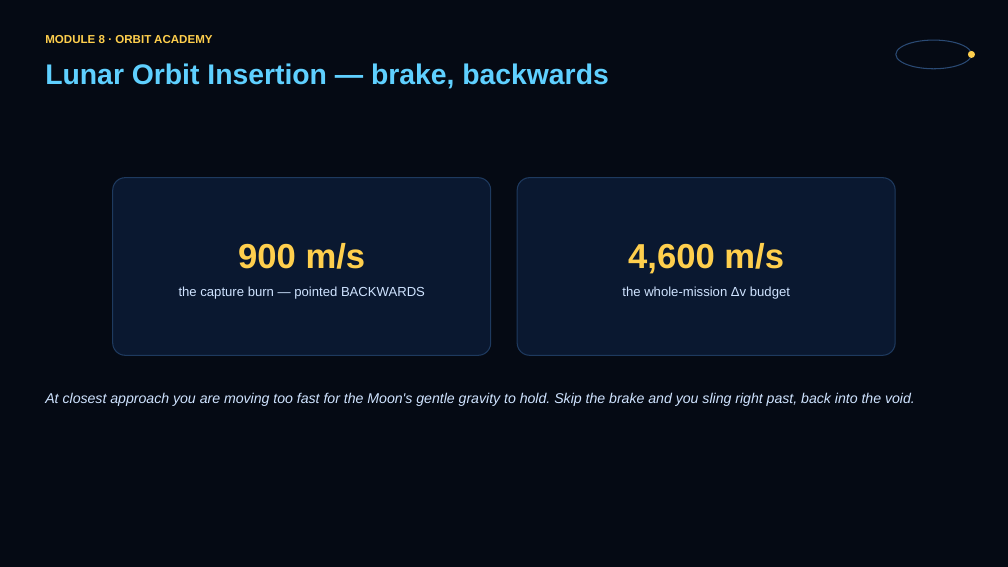
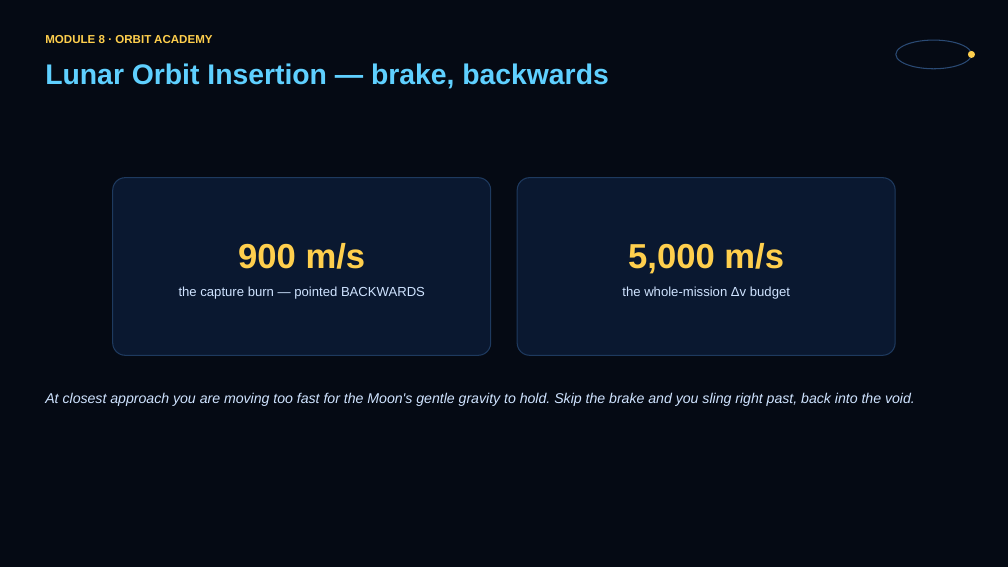
Before and after one commit to JASONSS26/orbit-academy, a slide deck: slide 5 of slides/module8.pptx. Drawn at 1008x567 pixels with LibreOffice and Linux fonts; fonts in the diff are those of the drawing. Boxes give left, top, right and bottom in pixels: in the first picture for what was removed or moved away, otherwise in the second. Text is boxed around its words. In the diff, an @@ line names an element or a change of style, - is before the commit and + after.

Commit message:
M8: budgets to 4,800/5,000 (+~10% again), FINE x0.1 trim thrust, ,/. warp keys in cockpit
- Budgets: GEO 4,400 -> 4,800 m/s (~940 margin, ~25% reserve); Moon 4,600 ->
  5,000 (~1,010). Worksheet 8, instructor guide (+regen), module-8 deck (5 text
  runs) all reconciled; no stale numbers (grep clean).
- New FINE x0.1 thrust toggle on the pad (or hold Shift): 50 m/s-per-second for
  station-keeping / gate-threading; at full rate the shortest tap was ~50 m/s.
  Cockpit tour + cheat sheet updated.
- ',' / '.' time-warp keys now work in the cockpit (scale the auto warp,
  0.125x..8x, reset each flight, current value flashed in the mission banner
  and visible in the console's warp readout).

```diff
--- a/slides/module8.pptx
+++ b/slides/module8.pptx
@@ text at box(628, 243, 784, 274): text changed @@
-4,600 m/s
+5,000 m/s
```
Also in this commit, not shown: 2 other slides changed, 8 other files.
